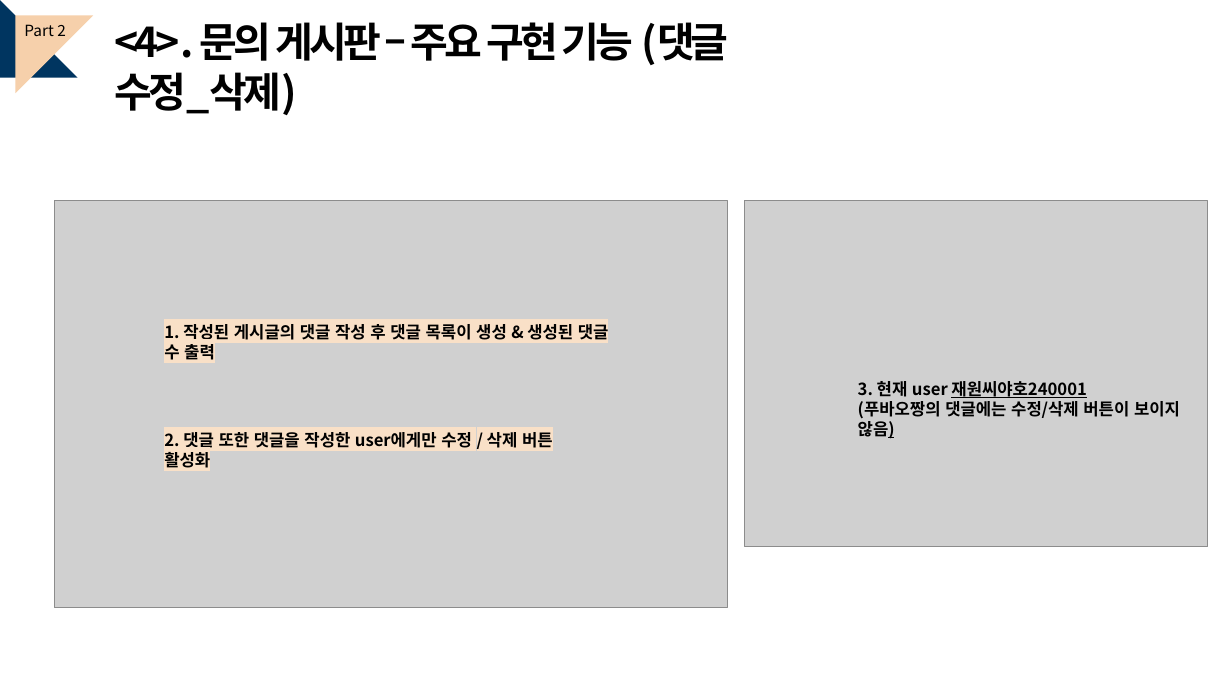
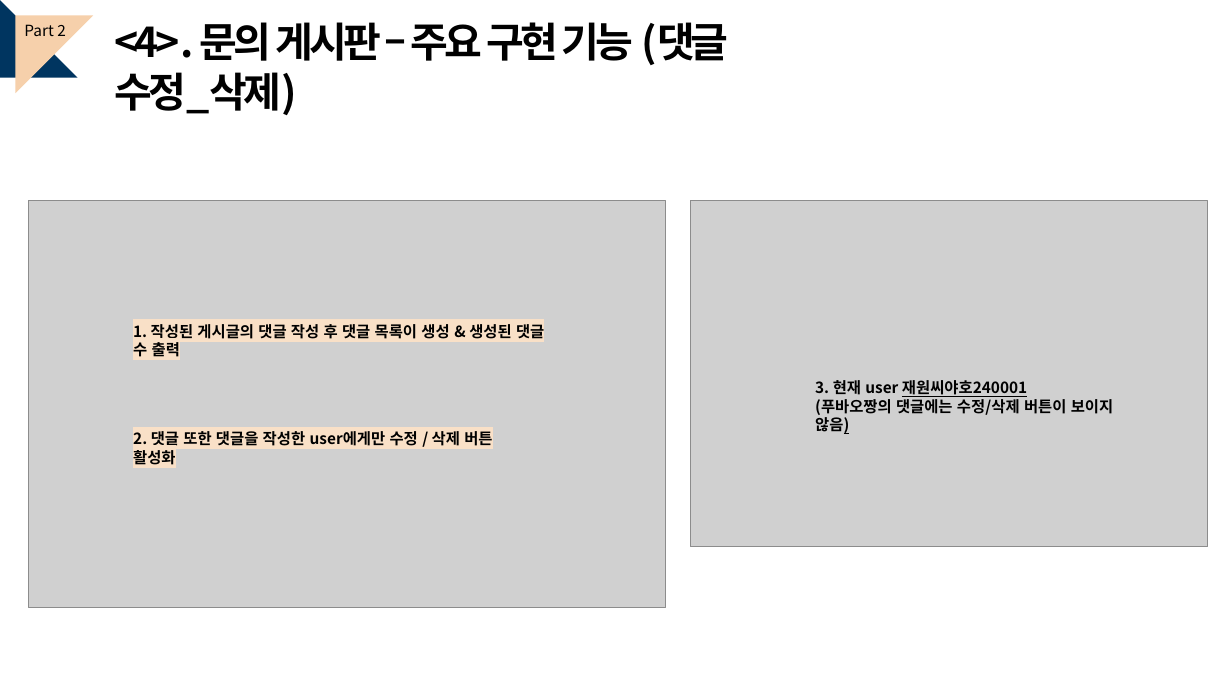
Before and after one commit to kwonminji-v/FinalProject_Book, a slide deck: slide 13 of 프로젝트 ppt/최종 ppt 템플릿.pptx (slide 15 before the commit). Drawn at 1232x693 pixels with LibreOffice and Linux fonts; fonts in the diff are those of the drawing; grey boxes stand for pictures. Boxes give left, top, right and bottom in pixels: in the first picture for what was removed or moved away, otherwise in the second. Text is boxed around its words. In the diff, an @@ line names an element or a change of style, - is before the commit and + after.

```diff
--- a/프로젝트 ppt/최종 ppt 템플릿.pptx
+++ b/프로젝트 ppt/최종 ppt 템플릿.pptx
@@ picture: place and size @@
-picture at <box>55,201,727,608</box>
+picture at <box>29,201,666,608</box>
@@ picture: place and size @@
-picture at <box>745,201,1208,547</box>
+picture at <box>690,201,1208,547</box>
@@ size 13 to 12 pt in 3 elements at <box>815,380,1113,434</box>, <box>133,431,492,465</box>, <box>133,324,544,357</box> @@
@@ text "1. 작성된 게시글의 댓글 작성 ...": place and size @@
-text "1. 작성된 게시글의 댓글 작성 ..." at <box>164,324,609,360</box>
+text "1. 작성된 게시글의 댓글 작성 ..." at <box>133,324,544,357</box>
@@ text "3. 현재 user 재원씨야호240001 (푸바오짱의 ...": place and size @@
-text "3. 현재 user 재원씨야호240001 (푸바오짱의 ..." at <box>858,381,1180,438</box>
+text "3. 현재 user 재원씨야호240001 (푸바오짱의 ..." at <box>815,380,1113,434</box>
@@ text "2. 댓글 또한 댓글을 작성한 ...": place and size @@
-text "2. 댓글 또한 댓글을 작성한 ..." at <box>164,432,553,468</box>
+text "2. 댓글 또한 댓글을 작성한 ..." at <box>133,431,492,465</box>
```
Also in this commit, not shown: 12 other slides changed, 10 slides added, 15 slides removed, 25 other files.
